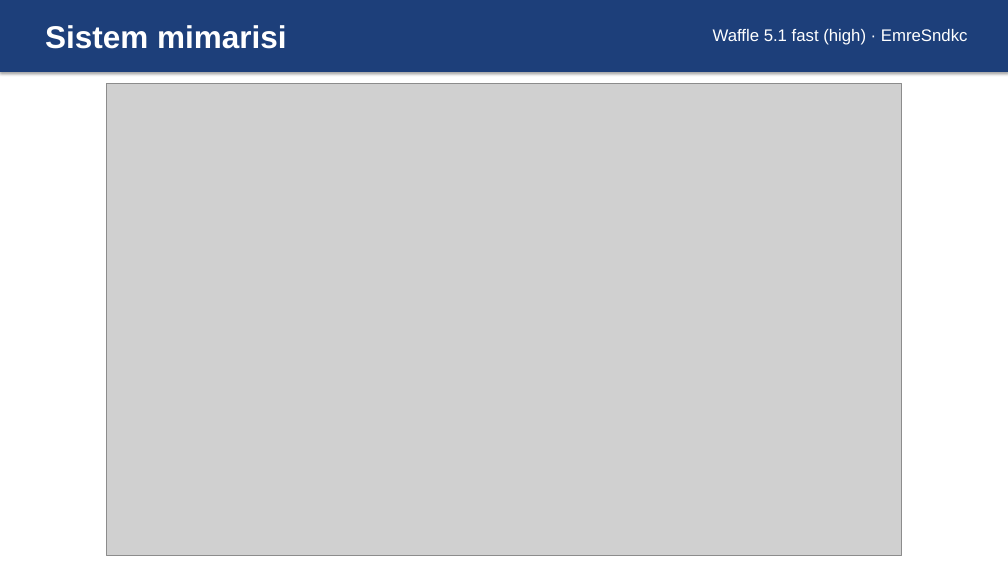
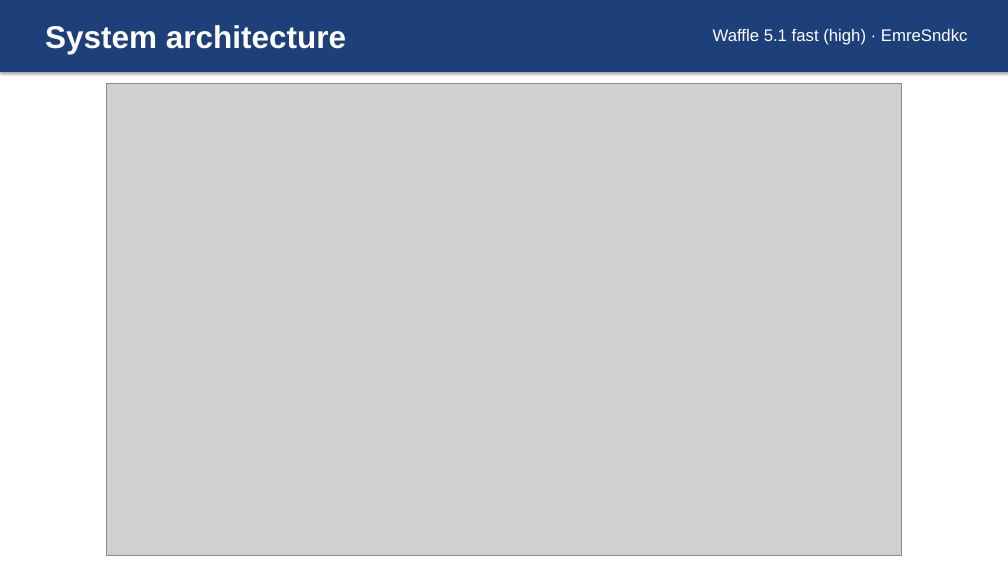
Before and after one commit to EmreSndkc/waffle_v5.1, a slide deck: slide 2 of docs/slides/CSE321_Waffle_5.1_Slides.pptx. Drawn at 1008x567 pixels with LibreOffice and Linux fonts; fonts in the diff are those of the drawing; grey boxes stand for pictures. Boxes give left, top, right and bottom in pixels: in the first picture for what was removed or moved away, otherwise in the second. Text is boxed around its words. In the diff, an @@ line names an element or a change of style, - is before the commit and + after.

```diff
--- a/docs/slides/CSE321_Waffle_5.1_Slides.pptx
+++ b/docs/slides/CSE321_Waffle_5.1_Slides.pptx
@@ text at <box>45,25,346,54</box>: text changed @@
-Sistem mimarisi
+System architecture
```
Also in this commit, not shown: 5 other slides changed, 1 other file.
